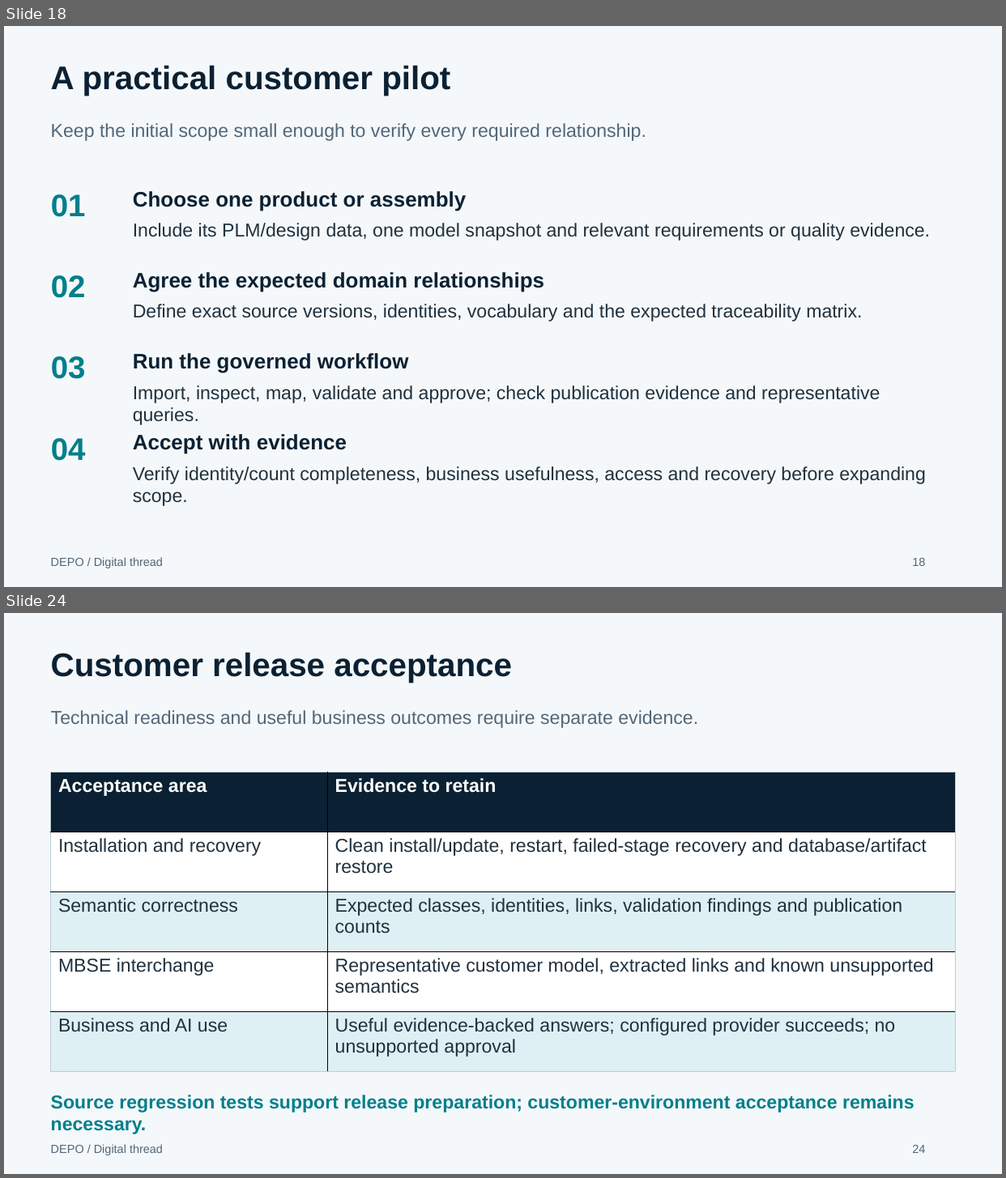
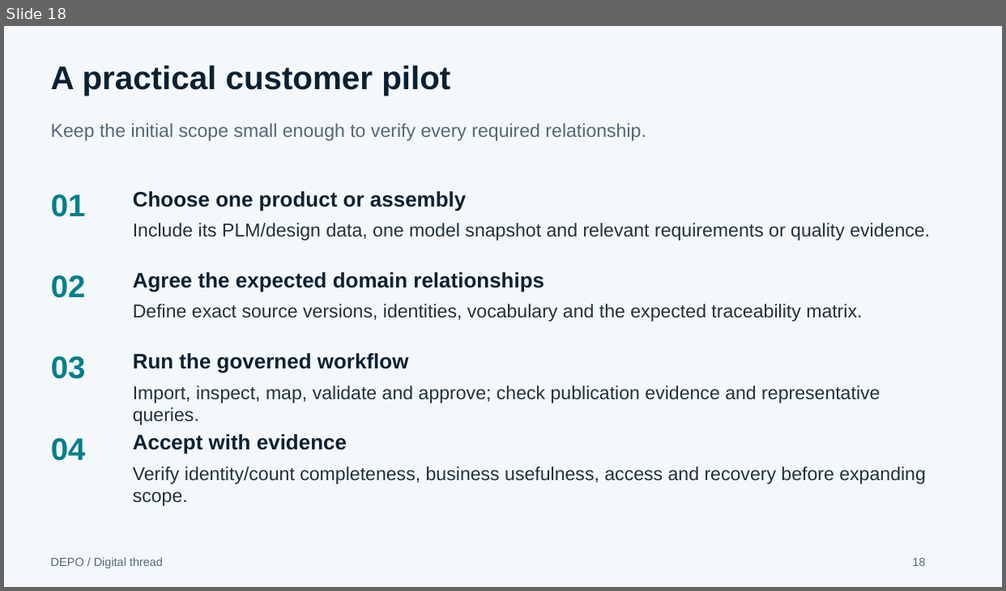
Before and after one commit to dparitosh/PMem, a slide deck: deliverables/DEPO_Functional_Architecture_and_Deployment.pptx. Shown one above the other, each under a label of ours: slides 18 and 24 before the commit, slide 18 after it; the slides between them are not shown. The pictures are 1006x1178 and 1006x591 pixels, drawn with LibreOffice and Linux fonts; fonts in the diff are those of the drawing. Boxes give left, top, right and bottom in pixels: in the first picture for what was removed or moved away, otherwise in the second. Text is boxed around its words. In the diff, an @@ line names an element or a change of style, - is before the commit and + after.

```diff
--- a/deliverables/DEPO_Functional_Architecture_and_Deployment.pptx
+++ b/deliverables/DEPO_Functional_Architecture_and_Deployment.pptx
@@ slide 24 removed at (x1=4, y1=613, x2=1002, y2=1174), background #F5F8FA @@
@@ text removed at (x1=51, y1=652, x2=512, y2=683) @@
-Customer release acceptance
@@ text removed at (x1=51, y1=710, x2=698, y2=728) @@
-Technical readiness and useful business outcomes require separate evidence.
@@ table removed at (x1=50, y1=772, x2=956, y2=1071), 5 rows, 2 columns @@
-Acceptance area | Evidence to retain
-Installation and recovery | Clean install/update, restart, failed-stage recovery and database/artifact restore
-Semantic correctness | Expected classes, identities, links, validation findings and publication counts
-MBSE interchange | Representative customer model, extracted links and known unsupported semantics
-Business and AI use | Useful evidence-backed answers; configured provider succeeds; no unsupported approval
@@ text removed at (x1=51, y1=1095, x2=914, y2=1135) @@
-Source regression tests support release preparation; customer-environment acceptance remains necessary.
@@ text removed at (x1=51, y1=1144, x2=163, y2=1156) @@
-DEPO / Digital thread
@@ text removed at (x1=912, y1=1145, x2=925, y2=1153) @@
-24
```
Also in this commit, not shown: 5 other slides removed, 2 other files.
